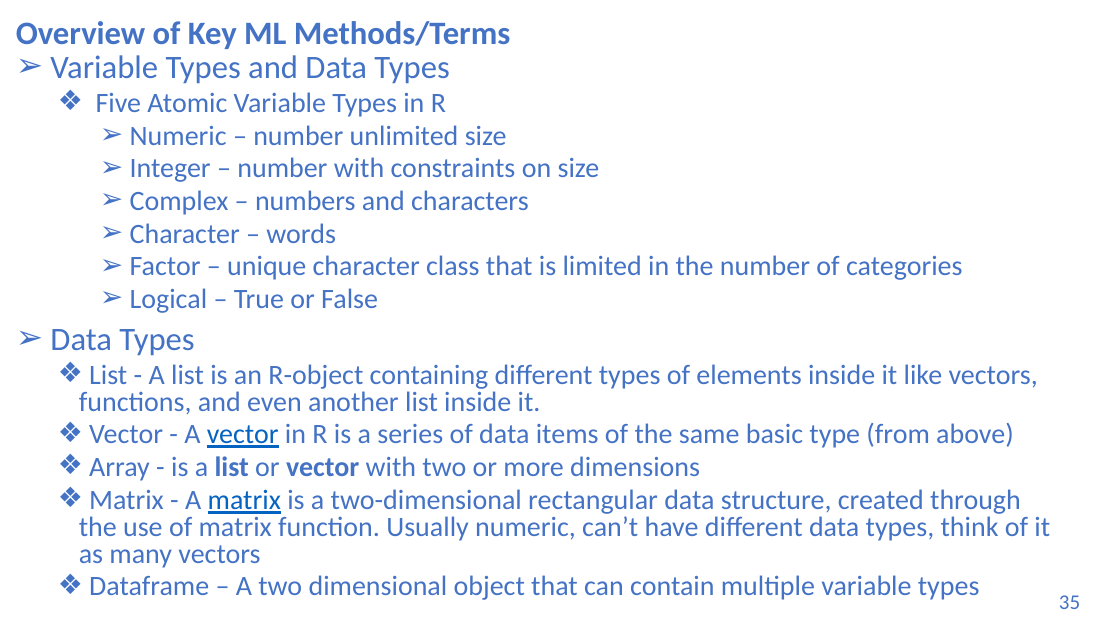
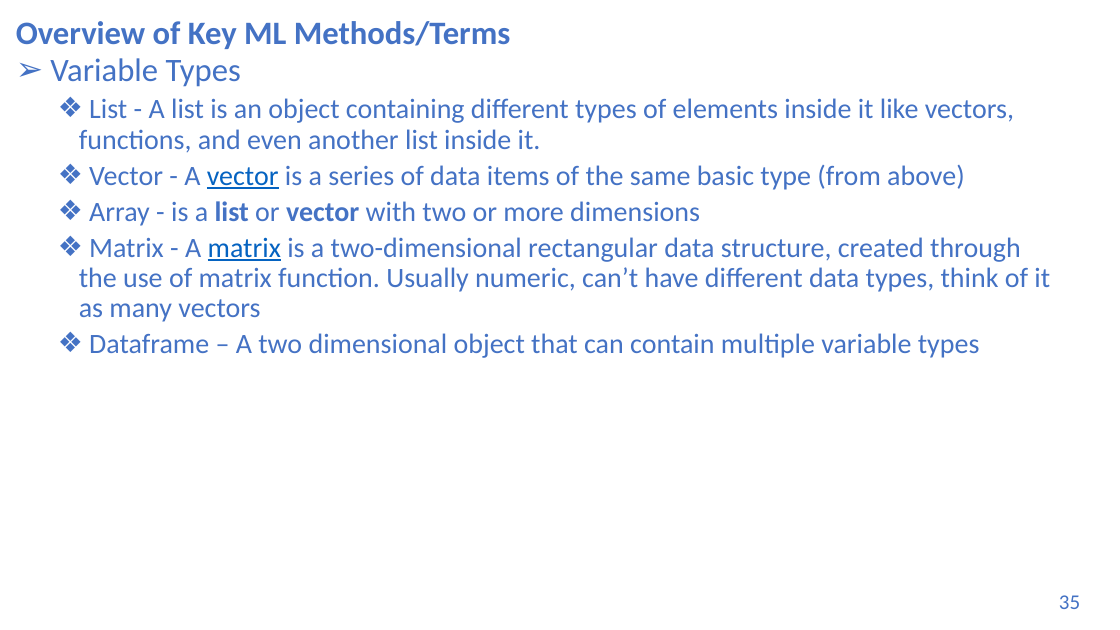
Before and after one commit to UVADS/DS-3001, a slide deck: slide 35 of 05_ML_Concepts_II_Data_Prep/machine_learning_bootcamp.pptx. Drawn at 1120x630 pixels with LibreOffice and Linux fonts; fonts in the diff are those of the drawing. Boxes give left, top, right and bottom in pixels: in the first picture for what was removed or moved away, otherwise in the second. Text is boxed around its words. In the diff, an @@ line names an element or a change of style, - is before the commit and + after.

```diff
--- a/05_ML_Concepts_II_Data_Prep/machine_learning_bootcamp.pptx
+++ b/05_ML_Concepts_II_Data_Prep/machine_learning_bootcamp.pptx
@@ text at (50,58,1014,190): text changed @@
-➢ Variable Types and Data Types
-  ❖ Five Atomic Variable Types in R
-    ➢ Numeric – number unlimited size
-    ➢ Integer – number with constraints on size
-    ➢ Complex – numbers and characters
-    ➢ Character – words
-    ➢ Factor – unique character class that is limited in the number of categories
-    ➢ Logical – True or False
-➢ Data Types
-  ❖ List - A list is an R-object containing different types of elements inside it like vectors, functions, and even another list inside it.
-  ❖ Vector - A vector in R is a series of data items of the same basic type (from above)
+➢ Variable Types
+  ❖ List - A list is an object containing different types of elements inside it like vectors, functions, and even another list inside it.
+  ❖ Vector - A vector is a series of data items of the same basic type (from above)
@@ text at (79,201,1050,358): line spacing 0.8 to 0.9 @@
```
Also in this commit, not shown: 6 other slides changed, 3 other files.
